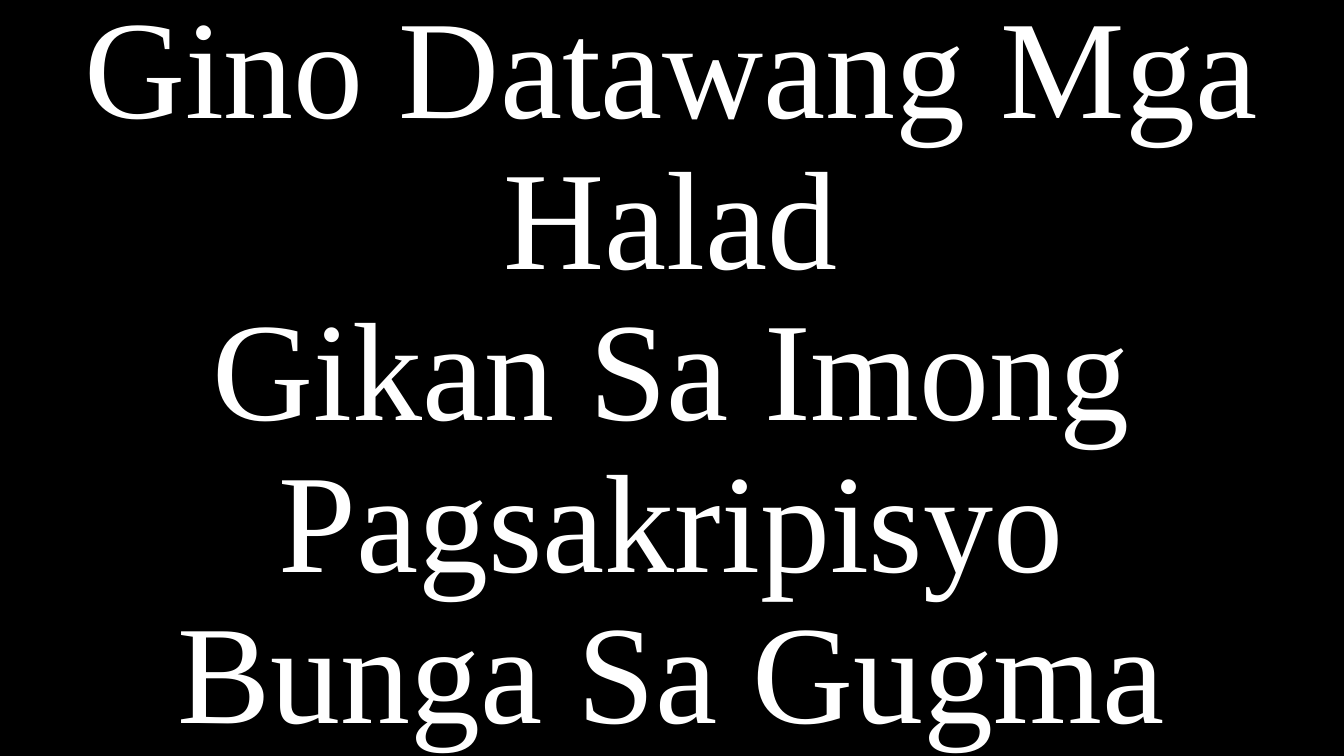
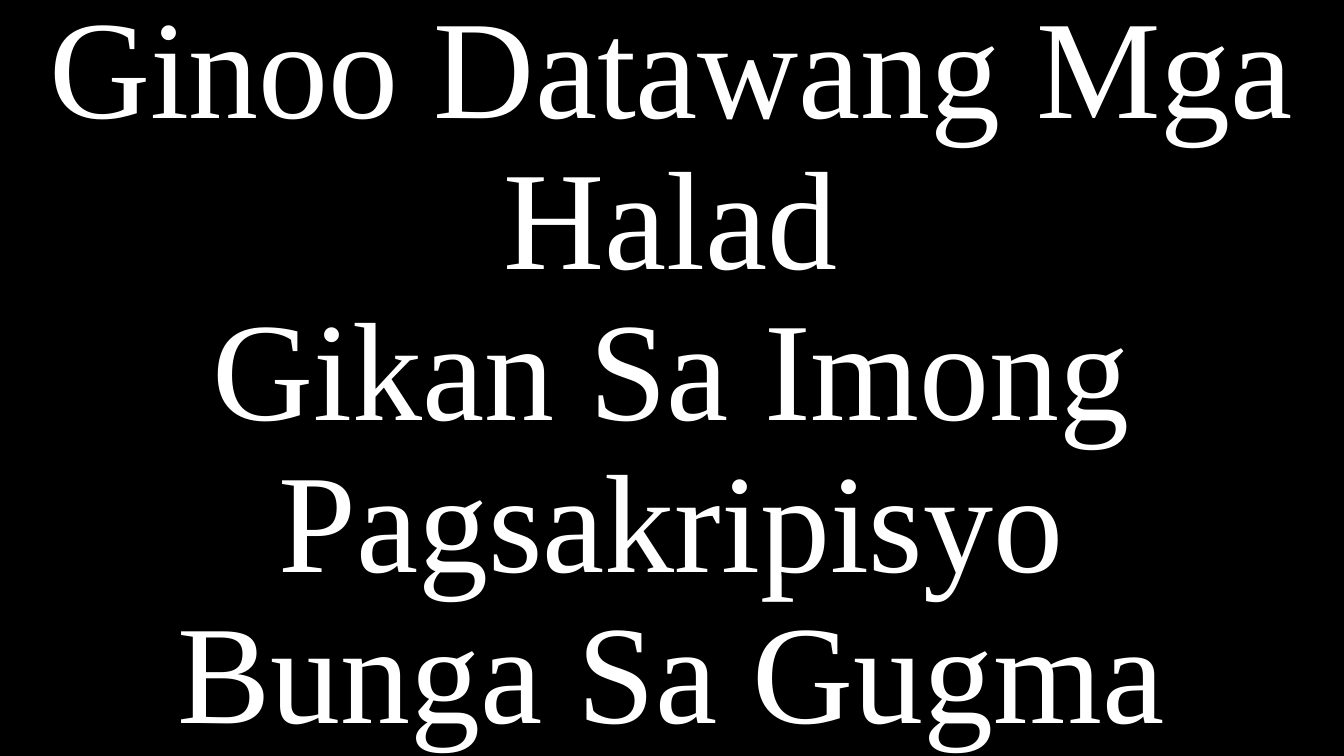
Before and after one commit to CHRISTIANARIBAL/Simbahan, a slide deck: slide 2 of Kanta/halad/Ginoo Dawata.pptx. Drawn at 1344x756 pixels with LibreOffice and Linux fonts; fonts in the diff are those of the drawing. Boxes give left, top, right and bottom in pixels: in the first picture for what was removed or moved away, otherwise in the second. Text is boxed around its words. In the diff, an @@ line names an element or a change of style, - is before the commit and + after.

```diff
--- a/Kanta/halad/Ginoo Dawata.pptx
+++ b/Kanta/halad/Ginoo Dawata.pptx
@@ title at <box>49,25,1292,749</box>: text changed @@
-Gino Datawang Mga Halad
-Gikan Sa Imong Pagsakripisyo
-Bunga Sa Gugma
+Ginoo Datawang Mga Halad
+Gikan Sa Imong Pagsakripisyo
+Bunga Sa Gugma
```
Also in this commit, not shown: 5 other files.
